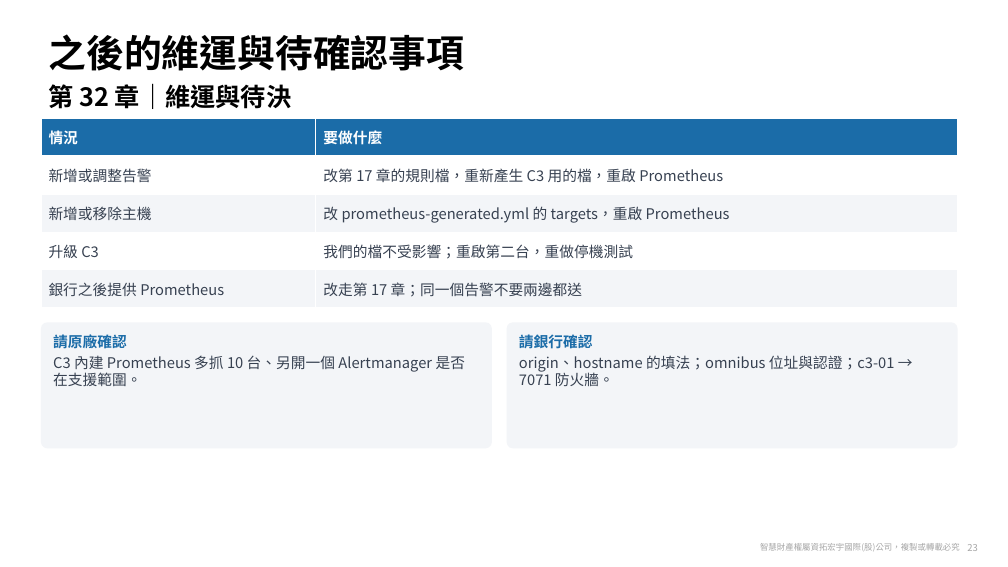
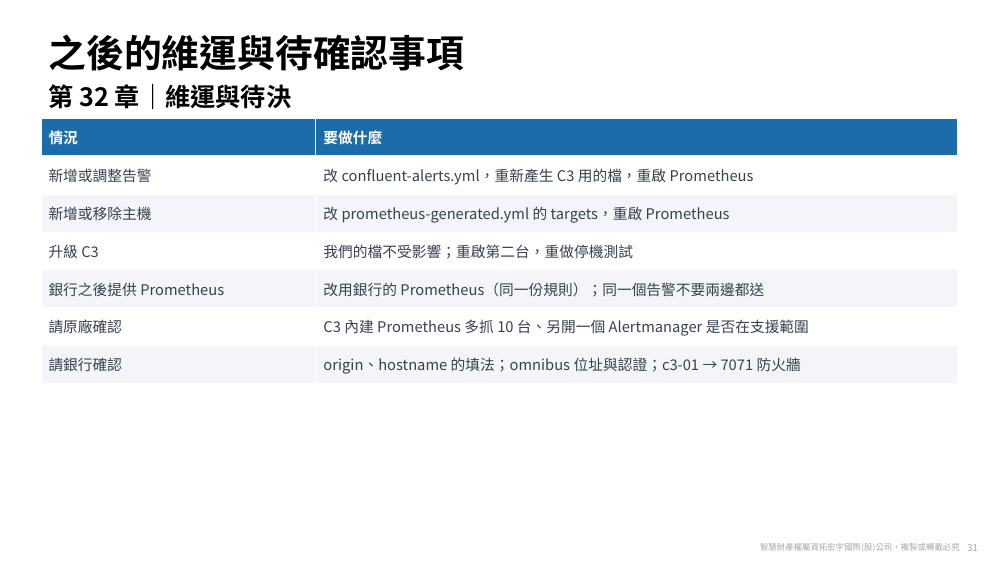
Before and after one commit to zxc81906119/kafka_install_ops, a slide deck: slide 31 of docs/Confluent-第32章-告警方案.pptx (slide 23 before the commit). Drawn at 1008x567 pixels with LibreOffice and Linux fonts; fonts in the diff are those of the drawing; background and template pictures are left out. Boxes give left, top, right and bottom in pixels: in the first picture for what was removed or moved away, otherwise in the second. Text is boxed around its words. In the diff, an @@ line names an element or a change of style, - is before the commit and + after.

```diff
--- a/docs/Confluent-第32章-告警方案.pptx
+++ b/docs/Confluent-第32章-告警方案.pptx
@@ table at <box>41,119,958,383</box> @@
-row 2, column 2: 改第 17 章的規則檔，重新產生 C3 用的檔，重啟 Prometheus
+row 2, column 2: 改 confluent-alerts.yml，重新產生 C3 用的檔，重啟 Prometheus
-row 5: 銀行之後提供 Prometheus | 改走第 17 章；同一個告警不要兩邊都送
+row 5: 銀行之後提供 Prometheus | 改用銀行的 Prometheus（同一份規則）；同一個告警不要兩邊都送
+row 6: 請原廠確認 | C3 內建 Prometheus 多抓 10 台、另開一個 Alertmanager 是否在支援範圍
+row 7: 請銀行確認 | origin、hostname 的填法；omnibus 位址與認證；c3-01 → 7071 防火牆
@@ rounded rectangle removed at <box>41,322,492,448</box> @@
-請原廠確認
-C3 內建 Prometheus 多抓 10 台、另開一個 Alertmanager 是否在支援範圍。
@@ rounded rectangle removed at <box>507,322,958,448</box> @@
-請銀行確認
-origin、hostname 的填法；omnibus 位址與認證；c3-01 → 7071 防火牆。
```
Also in this commit, not shown: 15 other slides changed, 14 slides added, 7 other files.
